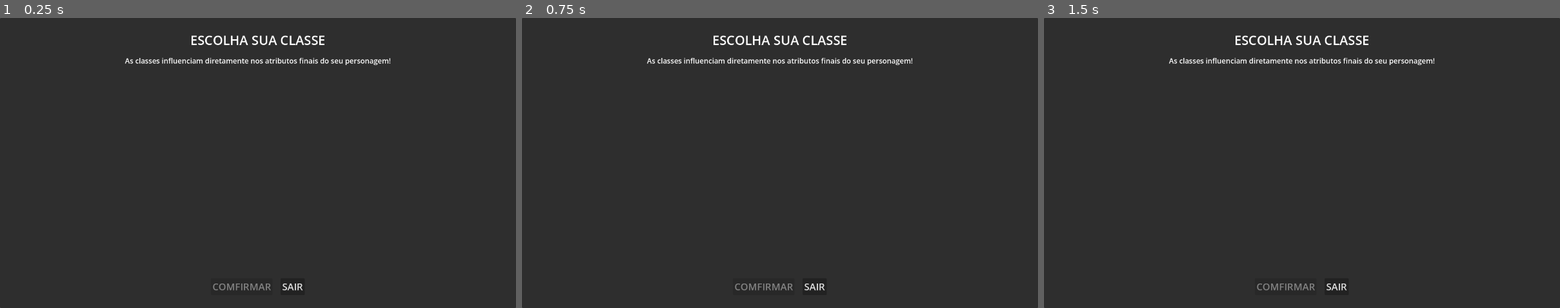
Above: before the commit, frames 1-3 (left to right).
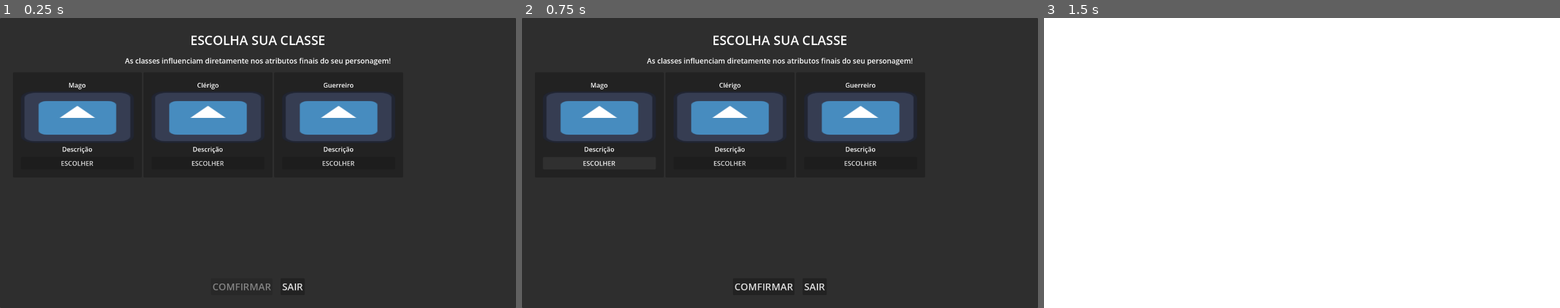
Above: after the commit, the same moments.

Repository: NouanGust/RogueRPG
Game: Godot game, scene res://Scenes/run/class_selection_scene.tscn
Same seed, same stepped clock (60 frames per second), same inputs: the game is played once before the commit and once after it. The project has no main scene, so this scene is started directly. The engine's default icon, where the game draws it, is replaced by a stand-in: a white triangle on a blue panel in a dark square.
Inputs (mouse positions are in pixels of both pictures, inside the frame that each line leads up to):
- Up to frame 1 (0.25 s): no input
- Up to frame 2 (0.75 s): click (599, 163) at 0.5 s, where only the run after the commit has a clickable "ESCOLHER"
- Up to frame 3 (1.5 s): click (1286, 287) at 1.25 s, where only the run after the commit has a clickable "COMFIRMAR"

The runs differ from the first frame. In frame 1, 11% of the frame differs, in the area x 4-76%, y 22-52%; in frame 2, 11%; in frame 3, 100%, in the area x 0-100%, y 0-100%.

Commit message:
feat: menu principal e inicio da cena de rolagem de atributos

Diff:
--- /dev/null
+++ b/Scenes/run/attribute_roll_scene.tscn
@@ -0,0 +1,17 @@
+[gd_scene format=3 uid="uid://dsj1epdnvjd1e"]
+
+[node name="AttributeRollScene" type="Control" unique_id=1832293318]
+layout_mode = 3
+anchors_preset = 15
+anchor_right = 1.0
+anchor_bottom = 1.0
+grow_horizontal = 2
+grow_vertical = 2
+
+[node name="ColorRect" type="ColorRect" parent="." unique_id=851625227]
+layout_mode = 1
+anchors_preset = 15
+anchor_right = 1.0
+anchor_bottom = 1.0
+grow_horizontal = 2
+grow_vertical = 2
--- a/Scenes/run/class_card.tscn
+++ b/Scenes/run/class_card.tscn
@@ -1,6 +1,6 @@
 [gd_scene format=3 uid="uid://dpp2bmi4k3s3o"]
 
-[ext_resource type="Script" uid="uid://cmd4jinemmsl1" path="res://scripts/ui/class_card.gd" id="1_sbpsr"]
+[ext_resource type="Script" uid="uid://cmd4jinemmsl1" path="res://Scripts/ui/class_card.gd" id="1_sbpsr"]
 
 [node name="ClassCard" type="PanelContainer" unique_id=693902714]
 custom_minimum_size = Vector2(320, 260)
--- a/Scenes/run/class_selection_scene.tscn
+++ b/Scenes/run/class_selection_scene.tscn
@@ -1,4 +1,11 @@
 [gd_scene format=3 uid="uid://c6qysnfhwpqvr"]
+
+[ext_resource type="Script" uid="uid://df2h3a3u4fpmf" path="res://Scripts/controllers/class_selection_scene.gd" id="1_6qnta"]
+[ext_resource type="Script" uid="uid://dykg8obmcya8q" path="res://Scripts/resources/class_data.gd" id="2_p326f"]
+[ext_resource type="Resource" uid="uid://djde6f2om1shn" path="res://Scripts/resources/Mage.tres" id="3_4was5"]
+[ext_resource type="Resource" uid="uid://464nrwl5bdmt" path="res://Scripts/resources/Cleric.tres" id="4_uwdue"]
+[ext_resource type="Resource" uid="uid://bqq5xq0x0ap4b" path="res://Scripts/resources/Warrior.tres" id="5_4k4ei"]
+[ext_resource type="PackedScene" uid="uid://dpp2bmi4k3s3o" path="res://Scenes/Run/class_card.tscn" id="6_x7nlm"]
 
 [node name="ClassSelectionScene" type="Control" unique_id=1408903552]
 layout_mode = 3
@@ -7,6 +14,9 @@
 anchor_bottom = 1.0
 grow_horizontal = 2
 grow_vertical = 2
+script = ExtResource("1_6qnta")
+available_classes = Array[ExtResource("2_p326f")]([ExtResource("3_4was5"), ExtResource("4_uwdue"), ExtResource("5_4k4ei")])
+class_card_scene = ExtResource("6_x7nlm")
 
 [node name="BackgroundPanel" type="Panel" parent="." unique_id=916520412]
 layout_mode = 1
--- /dev/null
+++ b/Scenes/run/main_menu_scene.tscn
@@ -0,0 +1,72 @@
+[gd_scene format=3 uid="uid://dp2ndfv4ha31q"]
+
+[ext_resource type="Script" uid="uid://pemfohp38d2q" path="res://Scripts/controllers/main_menu_scene.gd" id="1_vk6xk"]
+
+[node name="MainMenuScene" type="Control" unique_id=79255151]
+layout_mode = 3
+anchors_preset = 15
+anchor_right = 1.0
+anchor_bottom = 1.0
+grow_horizontal = 2
+grow_vertical = 2
+script = ExtResource("1_vk6xk")
+
+[node name="ColorRect" type="ColorRect" parent="." unique_id=1757178175]
+layout_mode = 1
+anchors_preset = 15
+anchor_right = 1.0
+anchor_bottom = 1.0
+grow_horizontal = 2
+grow_vertical = 2
+color = Color(0.76612836, 0.50956357, 1, 0.651)
+
+[node name="MarginContainer" type="MarginContainer" parent="." unique_id=532722788]
+layout_mode = 1
+anchors_preset = 15
+anchor_right = 1.0
+anchor_bottom = 1.0
+grow_horizontal = 2
+grow_vertical = 2
+theme_override_constants/margin_left = 32
+theme_override_constants/margin_top = 32
+theme_override_constants/margin_right = 32
+theme_override_constants/margin_bottom = 32
+
+[node name="CenterContainer" type="CenterContainer" parent="MarginContainer" unique_id=1690198471]
+layout_mode = 2
+size_flags_horizontal = 4
+size_flags_vertical = 4
+
+[node name="VBoxContainer" type="VBoxContainer" parent="MarginContainer/CenterContainer" unique_id=1902680414]
+layout_mode = 2
+theme_override_constants/separation = 16
+alignment = 1
+
+[node name="TitleLabel" type="Label" parent="MarginContainer/CenterContainer/VBoxContainer" unique_id=678245180]
+layout_mode = 2
+theme_override_font_sizes/font_size = 32
+text = "ROGUE RPG"
+horizontal_alignment = 1
+vertical_alignment = 1
+
+[node name="SubtitleLabel" type="Label" parent="MarginContainer/CenterContainer/VBoxContainer" unique_id=76457700]
+layout_mode = 2
+theme_override_font_sizes/font_size = 28
+text = "Role dados e tente chegar ao fim!"
+horizontal_alignment = 1
+vertical_alignment = 1
+
+[node name="ButtonsVBox" type="VBoxContainer" parent="MarginContainer/CenterContainer/VBoxContainer" unique_id=501225137]
+custom_minimum_size = Vector2(320, 0)
+layout_mode = 2
+theme_override_constants/separation = 10
+
+[node name="NewRunButton" type="Button" parent="MarginContainer/CenterContainer/VBoxContainer/ButtonsVBox" unique_id=1791480533]
+layout_mode = 2
+theme_override_font_sizes/font_size = 22
+text = "NOVA RUN"
+
+[node name="QuitButton" type="Button" parent="MarginContainer/CenterContainer/VBoxContainer/ButtonsVBox" unique_id=1441386715]
+layout_mode = 2
+theme_override_font_sizes/font_size = 22
+text = "SAIR"
--- /dev/null
+++ b/Scripts/controllers/class_selection_scene.gd
@@ -0,0 +1,47 @@
+class_name ClassSelectionSceneController
+extends Control
+
+@export var available_classes: Array[ClassData] = []
+@export var class_card_scene: PackedScene
+@export var next_scene_path: String = "res://scenes/run/attribute_roll_scene.tscn"
+
+@onready var classes_grid: GridContainer = $BackgroundPanel/MarginContainer/VBoxContainer/GridContainer
+@onready var back_button: Button = $BackgroundPanel/MarginContainer/VBoxContainer/BottomBar/BackButton
+@onready var confirm_button: Button = $BackgroundPanel/MarginContainer/VBoxContainer/BottomBar/ConfirmButton
+
+var selected_class: ClassData
+
+func _ready() -> void:
+	back_button.pressed.connect(_on_back_button_pressed)
+	confirm_button.pressed.connect(_on_confirm_button_pressed)
+	confirm_button.disabled = true
+
+	if not GameState.run_active:
+		GameState.start_new_run()
+
+	_populate_classes()
+
+func _populate_classes() -> void:
+	for child in classes_grid.get_children():
+		child.queue_free()
+
+	for class_data in available_classes:
+		var card := class_card_scene.instantiate() as ClassCard
+		classes_grid.add_child(card)
+		card.setup(class_data)
+		card.class_chosen.connect(_on_class_chosen)
+
+func _on_class_chosen(class_data: ClassData) -> void:
+	selected_class = class_data
+	GameState.set_selected_class(class_data)
+	confirm_button.disabled = false
+
+func _on_confirm_button_pressed() -> void:
+	if selected_class == null:
+		return
+
+	get_tree().change_scene_to_file(next_scene_path)
+
+func _on_back_button_pressed() -> void:
+	GameState.reset_run()
+	get_tree().change_scene_to_file("res://scenes/run/main_menu_scene.tscn")
--- /dev/null
+++ b/Scripts/controllers/main_menu_scene.gd
@@ -0,0 +1,18 @@
+class_name MainMenuSceneController
+extends Control
+
+@export var class_selection_scene_path: String = "res://scenes/run/class_selection_scene.tscn"
+
+@onready var new_run_button: Button = $MarginContainer/CenterContainer/VBoxContainer/ButtonsVBox/NewRunButton
+@onready var quit_button: Button = $MarginContainer/CenterContainer/VBoxContainer/ButtonsVBox/QuitButton
+
+func _ready() -> void:
+	new_run_button.pressed.connect(_on_new_run_button_pressed)
+	quit_button.pressed.connect(_on_quit_button_pressed)
+
+func _on_new_run_button_pressed() -> void:
+	GameState.start_new_run()
+	get_tree().change_scene_to_file(class_selection_scene_path)
+
+func _on_quit_button_pressed() -> void:
+	get_tree().quit()
--- a/Scripts/ui/class_card.gd
+++ b/Scripts/ui/class_card.gd
@@ -21,7 +21,21 @@
 
 
 func setup(data: ClassData) -> void:
-	pass
+	class_data = data
+	name_label.text = class_data.display_name
+	portrait_rect.texture = class_data.sprite
+	stats_label.text = (
+		"HP Base: %d\nAtaque Base: %d\nDefesa Base: %d\n\nForça d%d\nInteligência d%d\nFé d%d\nAgilidade d%d"
+		% [
+			class_data.base_hp,
+			class_data.base_attack,
+			class_data.base_defense,
+			class_data.strength_dice,
+			class_data.intelligence_dice,
+			class_data.faith_dice,
+			class_data.agility_dice
+		]
+	)
 
 func _on_selected_button_pressed() -> void:
-	pass
+	class_chosen.emit(class_data)
Not shown, added: Scripts/controllers/class_selection_scene.gd.uid
Not shown, added: Scripts/controllers/main_menu_scene.gd.uid
